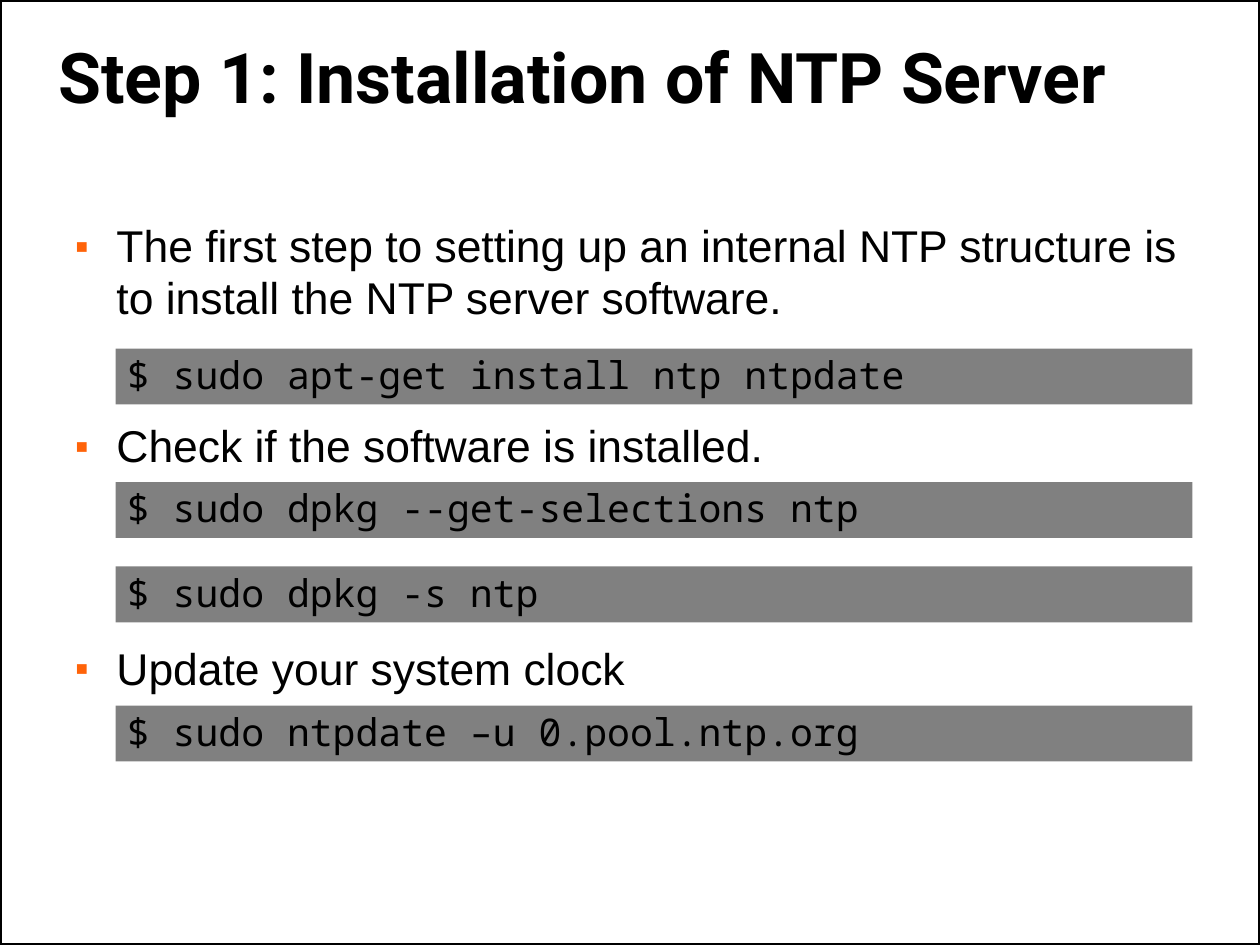
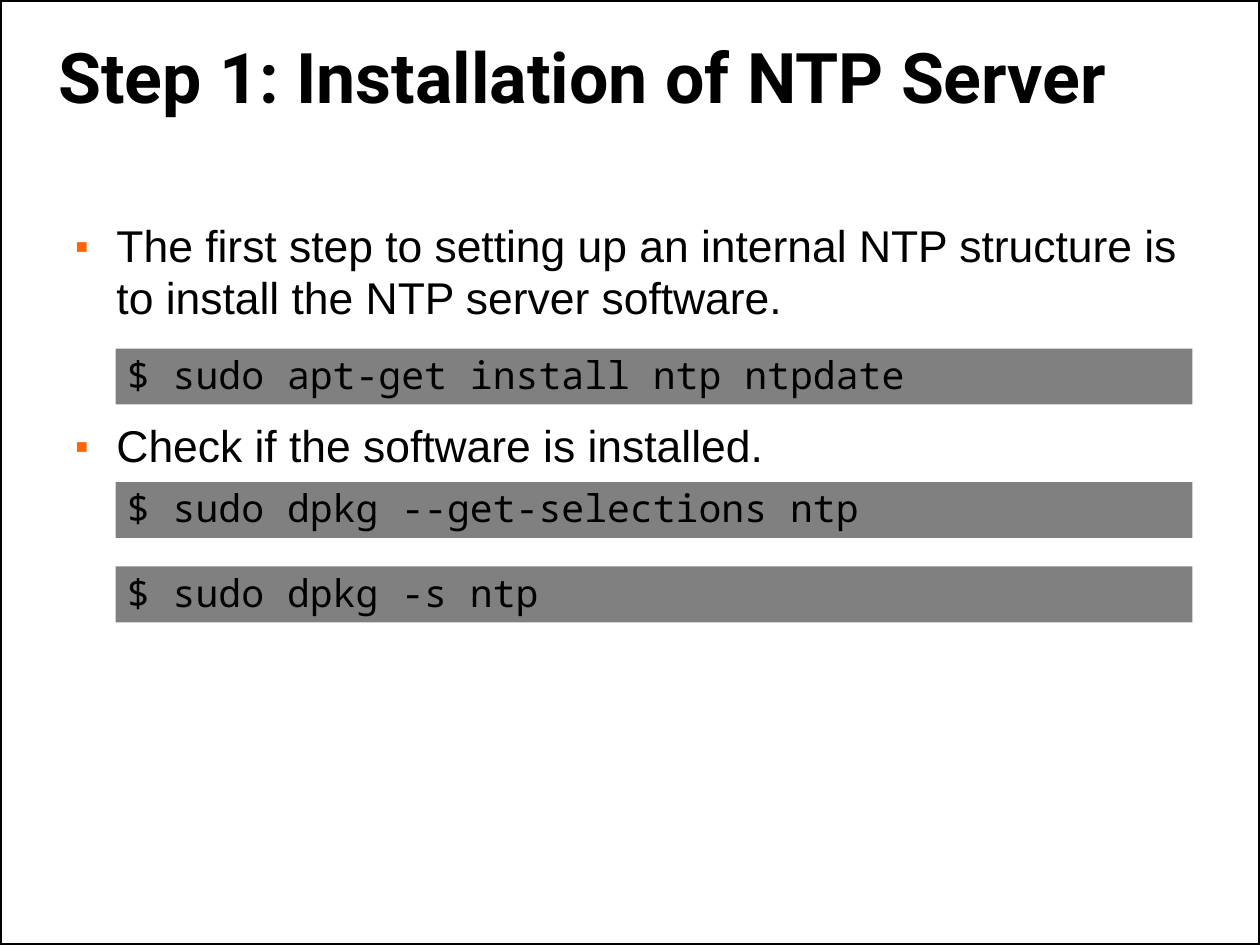
Before and after one commit to afnog/sse, a slide deck: slide 11 of ntp/ntp-service.pptx. Drawn at 1260x945 pixels with LibreOffice and Linux fonts; fonts in the diff are those of the drawing; background and template pictures are left out. Boxes give left, top, right and bottom in pixels: in the first picture for what was removed or moved away, otherwise in the second. Text is boxed around its words. In the diff, an @@ line names an element or a change of style, - is before the commit and + after.

```diff
--- a/ntp/ntp-service.pptx
+++ b/ntp/ntp-service.pptx
@@ text at (116, 652, 625, 694): paragraph removed @@
-■ Update your system clock
@@ rectangle removed at (115, 705, 1193, 761) @@
-$ sudo ntpdate –u 0.pool.ntp.org
```
Also in this commit, not shown: 1 other slide changed, 5 slides added, 1 other file.
